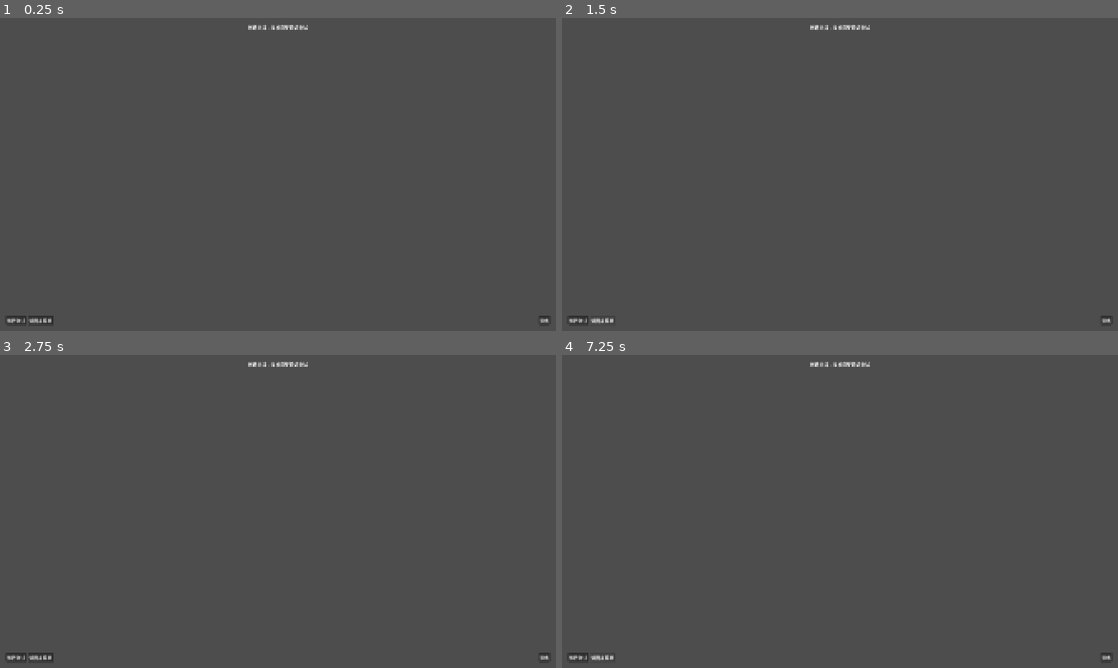
Above: before the commit, frames 1-4 (two rows, left to right).
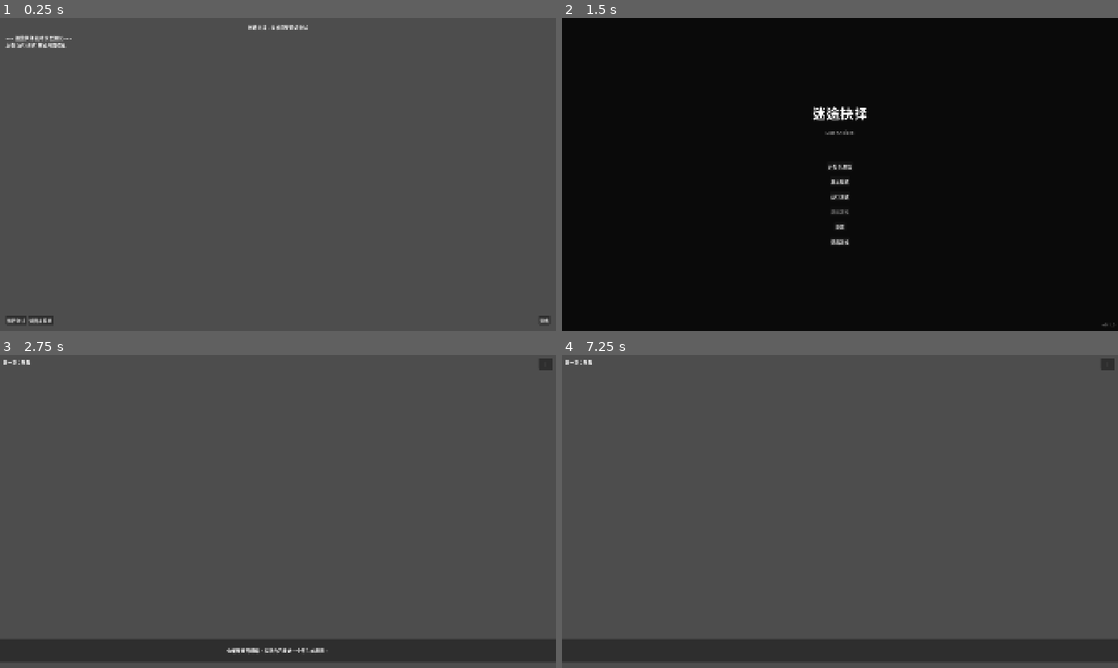
Above: after the commit, the same moments.

Repository: chengxuanxie/lost-choices-game
Game: Godot game, scene res://scenes/test_runner.tscn
Same seed, same stepped clock (60 frames per second), same inputs: the game is played once before the commit and once after it. This scene is started directly instead of the project's main scene.
Inputs (mouse positions are in pixels of both pictures, inside the frame that each line leads up to):
- Up to frame 1 (0.25 s): no input
- Up to frame 2 (1.5 s): click "运行测试" at 0.5 s; click "返回主菜单" at 1.25 s
- Up to frame 3 (2.75 s): click (278, 502) at 2 s, where only the run after the commit has a clickable "开始新游戏"
- Up to frame 4 (7.25 s): click (1106, 364) at 2.75 s, where only the run after the commit has a clickable "||"; click (578, 658) at 3.5 s, where only the run before the commit has a clickable "运行测试"; click (600, 658) at 4.25 s, where only the run before the commit has a clickable "返回主菜单"; click (578, 658) at 5 s, where only the run before the commit has a clickable "运行测试"; click (600, 658) at 5.75 s, where only the run before the commit has a clickable "返回主菜单"; tap Enter at 6.5 s

The runs differ from the first frame. In frame 1, 0.3% of the frame differs, in the area x 0-13%, y 5-10%; in frame 2, 100%, in the area x 0-100%, y 0-100%; in frame 3, 6.9%; in frame 4, 7.0%.
Error before the commit: Parse Error: Class "GameManager" hides an autoload singleton. (res://scripts/autoload/game_manager.gd:3)
Error after the commit: Invalid call. Nonexistent function 'is_empty' in base 'Nil'. (res://scripts/ui/game.gd:57)

Commit message:
完成原型验证

Diff:
--- a/lost-choices/project.godot
+++ b/lost-choices/project.godot
@@ -33,11 +33,15 @@
 
 window/size/viewport_width=1920
 window/size/viewport_height=1080
-window/size/resizable=true
 window/size/window_width_override=1920
 window/size/window_height_override=1080
 window/stretch/mode="canvas_items"
 window/stretch/aspect="expand"
+
+[gdscript]
+
+warnings/enable=true
+warnings/static_called_on_instance=0
 
 [rendering]
 
--- a/lost-choices/scenes/main_menu.tscn
+++ b/lost-choices/scenes/main_menu.tscn
@@ -85,10 +85,10 @@
 anchor_top = 1.0
 anchor_right = 1.0
 anchor_bottom = 1.0
-offset_left = -100
-offset_top = -30
-offset_right = -10
-offset_bottom = -10
+offset_left = -100.0
+offset_top = -30.0
+offset_right = -10.0
+offset_bottom = -10.0
 grow_horizontal = 0
 grow_vertical = 0
 theme_override_colors/font_color = Color(0.4, 0.4, 0.4, 1)
--- a/lost-choices/scripts/autoload/audio_manager.gd
+++ b/lost-choices/scripts/autoload/audio_manager.gd
@@ -1,5 +1,6 @@
 ## 音频管理器 - 负责音频播放管理
-class_name AudioManager extends Node
+@warning_ignore("static_called_on_instance")
+extends Node
 
 ## 信号
 signal volume_changed(bus: String, value: float)
@@ -12,6 +13,7 @@
 ## 状态
 var _current_bgm: String = ""
 var _bgm_player: AudioStreamPlayer
+var _is_muted: bool = false
 
 #region 初始化
 
@@ -50,6 +52,25 @@
 	if bus_index >= 0:
 		AudioServer.set_bus_volume_db(bus_index, linear_to_db(value))
 		volume_changed.emit(bus, value)
+
+## 设置BGM音量
+func set_bgm_volume(value: float) -> void:
+	set_volume(BUS_BGM, value)
+
+## 设置SFX音量
+func set_sfx_volume(value: float) -> void:
+	set_volume(BUS_SFX, value)
+
+## 设置静音
+func set_mute(muted: bool) -> void:
+	_is_muted = muted
+	var bus_index = AudioServer.get_bus_index(BUS_MASTER)
+	if bus_index >= 0:
+		AudioServer.set_bus_mute(bus_index, muted)
+
+## 是否静音
+func is_muted() -> bool:
+	return _is_muted
 
 #endregion
 
--- a/lost-choices/scripts/autoload/event_manager.gd
+++ b/lost-choices/scripts/autoload/event_manager.gd
@@ -1,5 +1,6 @@
 ## 事件管理器 - 负责全局事件系统
-class_name EventManager extends Node
+@warning_ignore("static_called_on_instance")
+extends Node
 
 ## 信号
 signal event_triggered(event_id: String, data: Dictionary)
--- a/lost-choices/scripts/autoload/game_manager.gd
+++ b/lost-choices/scripts/autoload/game_manager.gd
@@ -1,6 +1,7 @@
 ## 游戏管理器 - 全局游戏状态和控制
 ## 负责游戏生命周期管理、场景切换、全局设置
-class_name GameManager extends Node
+@warning_ignore("static_called_on_instance")
+extends Node
 
 ## 信号定义
 signal game_started
--- a/lost-choices/scripts/autoload/game_state_manager.gd
+++ b/lost-choices/scripts/autoload/game_state_manager.gd
@@ -1,6 +1,7 @@
 ## 游戏状态管理器 - 负责游戏全局状态
 ## 管理标记、变量、物品、好感度、选择历史等
-class_name GameStateManager extends Node
+@warning_ignore("static_called_on_instance")
+extends Node
 
 ## 信号定义
 signal state_changed(key: String, value: Variant)
--- a/lost-choices/scripts/autoload/resource_manager.gd
+++ b/lost-choices/scripts/autoload/resource_manager.gd
@@ -1,5 +1,6 @@
 ## 资源管理器 - 负责本地资源的加载和管理
-class_name ResourceManager extends Node
+@warning_ignore("static_called_on_instance")
+extends Node
 
 ## 资源路径配置
 const PATHS: Dictionary = {
--- a/lost-choices/scripts/autoload/save_manager.gd
+++ b/lost-choices/scripts/autoload/save_manager.gd
@@ -1,6 +1,7 @@
 ## 存档管理器 - 负责存档读写（单机版）
 ## 支持Web端IndexedDB和桌面端文件系统
-class_name SaveManager extends Node
+@warning_ignore("static_called_on_instance")
+extends Node
 
 ## 信号定义
 signal save_completed(slot: int, success: bool)
--- a/lost-choices/scripts/autoload/stats_manager.gd
+++ b/lost-choices/scripts/autoload/stats_manager.gd
@@ -1,5 +1,6 @@
 ## 本地统计管理器 - 负责游戏统计数据
-class_name StatsManager extends Node
+@warning_ignore("static_called_on_instance")
+extends Node
 
 ## 统计数据
 var _stats: Dictionary = {
@@ -12,50 +13,71 @@
 	"last_play_date": ""
 }
 
+func _ready() -> void:
+	_load_stats()
+
+	if _stats["first_play_date"].is_empty():
+		_stats["first_play_date"] = Time.get_datetime_string_from_system()
+
+	_stats["last_play_date"] = Time.get_datetime_string_from_system()
+	_save_stats()
+
+	print("[StatsManager] 统计管理器初始化完成")
+
+#region 统计记录
+
 ## 记录统计事件
-static func record(event_name: String, value: Variant = null) -> void:
-	var stats = _get_instance()
-	if stats == null:
-		return
-
+func record(event_name: String, value: Variant = null) -> void:
 	match event_name:
 		"play_time":
-			stats._stats["total_play_time"] += float(value) if value else 0
+			_stats["total_play_time"] += float(value) if value else 0
 		"chapter_complete":
-			if value not in stats._stats["chapters_completed"]:
-				stats._stats["chapters_completed"].append(value)
+			if value not in _stats["chapters_completed"]:
+				_stats["chapters_completed"].append(value)
 		"ending_unlock":
-			if value not in stats._stats["endings_unlocked"]:
-				stats._stats["endings_unlocked"].append(value)
+			if value not in _stats["endings_unlocked"]:
+				_stats["endings_unlocked"].append(value)
 		"choice_made":
-			stats._stats["choices_made"] += 1
+			_stats["choices_made"] += 1
 		"video_watched":
-			stats._stats["videos_watched"] += 1
+			_stats["videos_watched"] += 1
+		"test_action":
+			_stats["test_action"] = value
 
-	stats._save_stats()
+	_save_stats()
+
+## 添加游戏时间
+func add_play_time(seconds: float) -> void:
+	_stats["total_play_time"] += seconds
+	_save_stats()
+
+## 获取游戏时间
+func get_play_time() -> float:
+	return _stats.get("total_play_time", 0.0)
+
+#endregion
+
+#region 统计查询
 
 ## 获取统计数据
-static func get_stats() -> Dictionary:
-	var stats = _get_instance()
-	if stats:
-		return stats._stats.duplicate()
-	return {}
+func get_stats() -> Dictionary:
+	return _stats.duplicate()
+
+## 获取所有统计数据（别名）
+func get_all_stats() -> Dictionary:
+	return get_stats()
 
 ## 获取成就进度
-static func get_achievement_progress() -> Dictionary:
-	var stats = _get_instance()
-	if stats == null:
-		return {}
-
+func get_achievement_progress() -> Dictionary:
 	return {
-		"chapters_completed": stats._stats["chapters_completed"].size(),
-		"endings_unlocked": stats._stats["endings_unlocked"].size(),
-		"total_play_time_hours": stats._stats["total_play_time"] / 3600.0
+		"chapters_completed": _stats["chapters_completed"].size(),
+		"endings_unlocked": _stats["endings_unlocked"].size(),
+		"total_play_time_hours": _stats["total_play_time"] / 3600.0
 	}
 
-## 获取单例实例
-static func _get_instance() -> Node:
-	return Engine.get_singleton("StatsManager")
+#endregion
+
+#region 持久化
 
 ## 保存统计
 func _save_stats() -> void:
@@ -80,13 +102,4 @@
 func _get_stats_path() -> String:
 	return "user://stats.json"
 
-func _ready() -> void:
-	_load_stats()
-
-	if _stats["first_play_date"].is_empty():
-		_stats["first_play_date"] = Time.get_datetime_string_from_system()
-
-	_stats["last_play_date"] = Time.get_datetime_string_from_system()
-	_save_stats()
-
-	print("[StatsManager] 统计管理器初始化完成")
+#endregion
--- a/lost-choices/scripts/autoload/story_engine.gd
+++ b/lost-choices/scripts/autoload/story_engine.gd
@@ -1,6 +1,7 @@
 ## 剧情引擎 - 负责剧情流程控制
 ## 管理剧情节点、分支选择、条件判断和状态影响
-class_name StoryEngine extends Node
+@warning_ignore("static_called_on_instance")
+extends Node
 
 ## 信号定义
 signal story_started(chapter_id: String)
--- a/lost-choices/scripts/autoload/video_manager.gd
+++ b/lost-choices/scripts/autoload/video_manager.gd
@@ -1,6 +1,7 @@
 ## 视频管理器 - 负责视频加载、播放、缓存（单机版）
 ## 管理所有视频资源的加载、预加载和播放控制
-class_name VideoManager extends Node
+@warning_ignore("static_called_on_instance")
+extends Node
 
 ## 信号定义
 signal video_loaded(video_id: String)
--- a/lost-choices/scripts/test/test_runner.gd
+++ b/lost-choices/scripts/test/test_runner.gd
@@ -120,18 +120,18 @@
 		_log_error("物品系统失败")
 
 	# 测试好感度系统
-	GameStateManager.set_relationship("test_character", 60)
-	if GameStateManager.get_relationship("test_character") == 60:
+	GameStateManager.set_relationship("test_character", 65)
+	if GameStateManager.get_relationship("test_character") == 65:
 		_log_success("好感度系统工作正常")
 	else:
 		_log_error("好感度系统失败")
 
-	# 测试好感度等级
+	# 测试好感度等级（65 >= 61 应该是"亲密"）
 	var level_name = GameStateManager.get_relationship_level_name("test_character")
 	if level_name == "亲密":
 		_log_success("好感度等级计算正确: %s" % level_name)
 	else:
-		_log_error("好感度等级计算错误: %s" % level_name)
+		_log_error("好感度等级计算错误: %s (期望: 亲密)" % level_name)
 
 	# 清理测试数据
 	GameStateManager.reset_state()
@@ -212,7 +212,7 @@
 
 	# 测试静音功能
 	AudioManager.set_mute(true)
-	if AudioManager._is_muted:
+	if AudioManager.is_muted():
 		_log_success("静音功能工作正常")
 	else:
 		_log_error("静音功能失败")
@@ -222,14 +222,14 @@
 func _test_event_manager() -> void:
 	_log("\n--- 测试 EventManager ---")
 
-	# 测试事件注册
-	var test_called = false
-	EventManager.register("test_event", func(data): test_called = true)
+	# 测试事件注册 - 使用字典来避免闭包变量捕获问题
+	var test_result = {"called": false}
+	EventManager.register("test_event", func(data): test_result["called"] = true)
 
 	EventManager.trigger("test_event", {})
 	await get_tree().process_frame
 
-	if test_called:
+	if test_result["called"]:
 		_log_success("事件系统工作正常")
 	else:
 		_log_error("事件系统失败")
--- a/lost-choices/scripts/ui/demo_scene.gd
+++ b/lost-choices/scripts/ui/demo_scene.gd
@@ -143,7 +143,7 @@
 		if hint and not hint.is_empty():
 			_log("  %d. %s [提示: %s]" % [i + 1, choice.get("text"), hint])
 		else:
-			_log("  %d. %s" % [i + 1, choice.get("text")]))
+			_log("  %d. %s" % [i + 1, choice.get("text")])
 
 func _on_choice_button_pressed(index: int) -> void:
 	_clear_choices()
--- a/lost-choices/scripts/ui/game.gd
+++ b/lost-choices/scripts/ui/game.gd
@@ -7,9 +7,6 @@
 @onready var subtitle_panel: PanelContainer = $SubtitlePanel
 @onready var choice_container: VBoxContainer = $ChoiceContainer
 @onready var pause_button: Button = $PauseButton
-
-# 预加载资源
-const CHOICE_BUTTON_SCENE = preload("res://scenes/ui/choice_button.tscn")
 
 func _ready() -> void:
 	# 设置视频播放器
--- a/lost-choices/scripts/utils/save_encryption.gd
+++ b/lost-choices/scripts/utils/save_encryption.gd
@@ -45,3 +45,19 @@
 ## 验证数据完整性
 static func verify_integrity(data: String, hash_value: String) -> bool:
 	return calculate_hash(data) == hash_value
+
+## 加密字典数据（用于存档）
+static func encrypt_data(data: Dictionary) -> String:
+	var json_string = JSON.stringify(data)
+	return encrypt(json_string)
+
+## 解密字典数据（用于存档）
+static func decrypt_data(encrypted_data: String) -> Dictionary:
+	var json_string = decrypt(encrypted_data)
+	if json_string.is_empty():
+		return {}
+
+	var json = JSON.new()
+	if json.parse(json_string) == OK:
+		return json.data
+	return {}
Not shown, added: lost-choices/icon.svg.import
Not shown: 1 places in lost-choices/scenes/main_menu.tscn that only renumber resources
